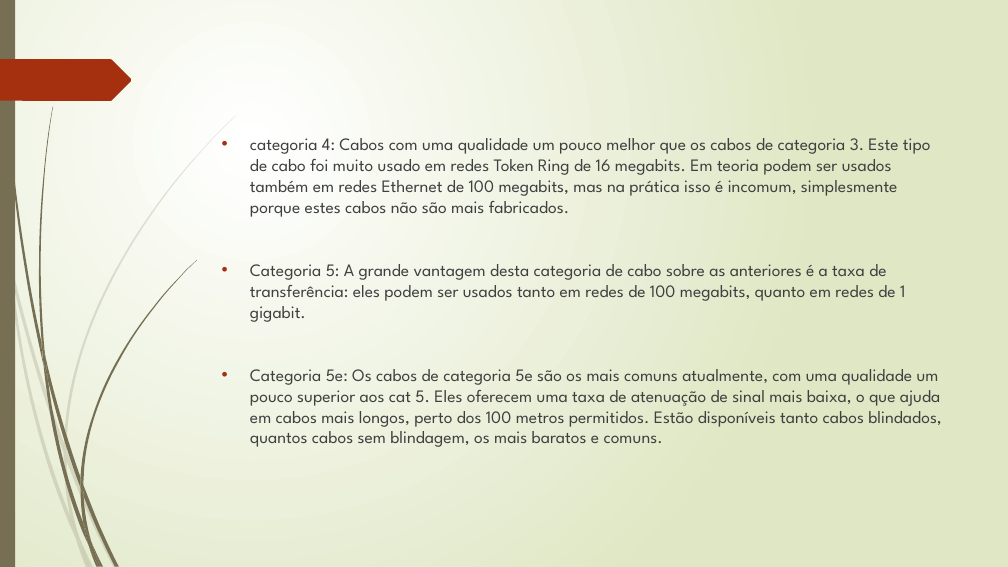
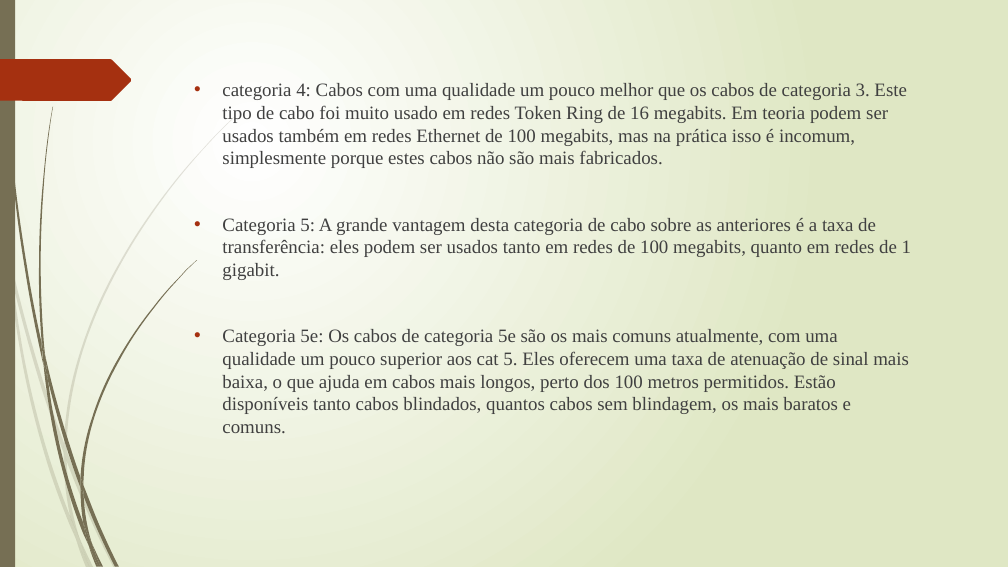
Before and after one commit to paulorenatofernandesmorgado/paulo, a slide deck: slide 12 of Tipos de redes trabalho paulomorgado.pptx (slide 11 before the commit). Drawn at 1008x567 pixels with LibreOffice and Linux fonts; fonts in the diff are those of the drawing. Boxes give left, top, right and bottom in pixels: in the first picture for what was removed or moved away, otherwise in the second. Text is boxed around its words. In the diff, an @@ line names an element or a change of style, - is before the commit and + after.

```diff
--- a/Tipos de redes trabalho paulomorgado.pptx
+++ b/Tipos de redes trabalho paulomorgado.pptx
@@ text "categoria 4: Cabos com uma ..." moved from (x1=250, y1=138, x2=941, y2=447) to (x1=222, y1=83, x2=911, y2=392) @@
@@ text "categoria 4: Cabos com uma ..." at (x1=222, y1=83, x2=911, y2=392): size 16.6 to 18 pt, font League Spartan to Times New Roman @@
```
Also in this commit, not shown: 16 other slides changed, 1 slide added, 1 other file.
